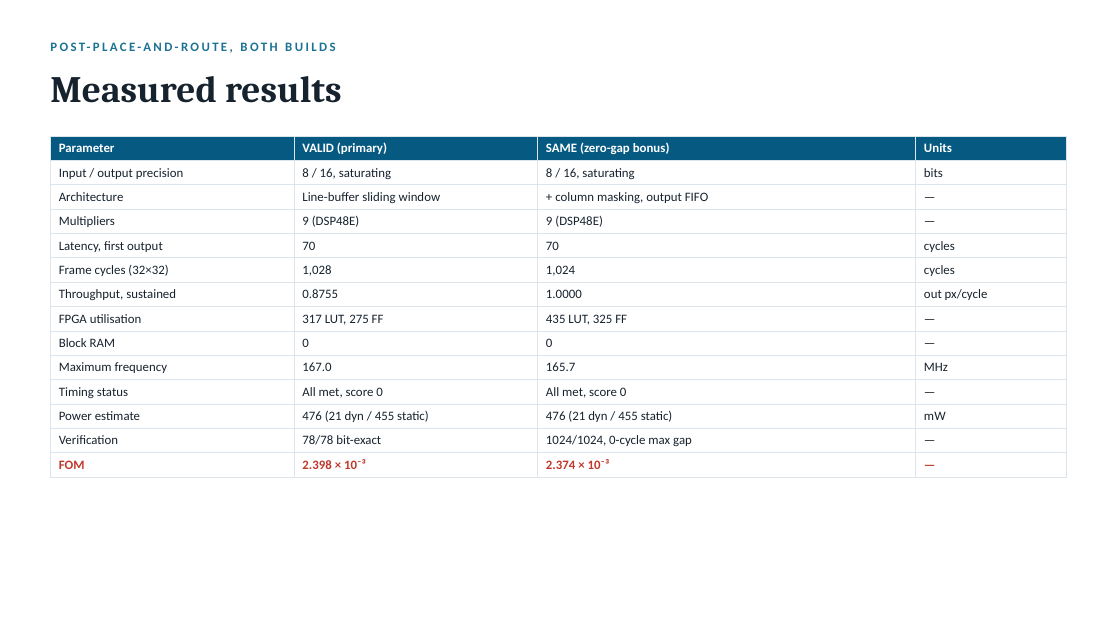
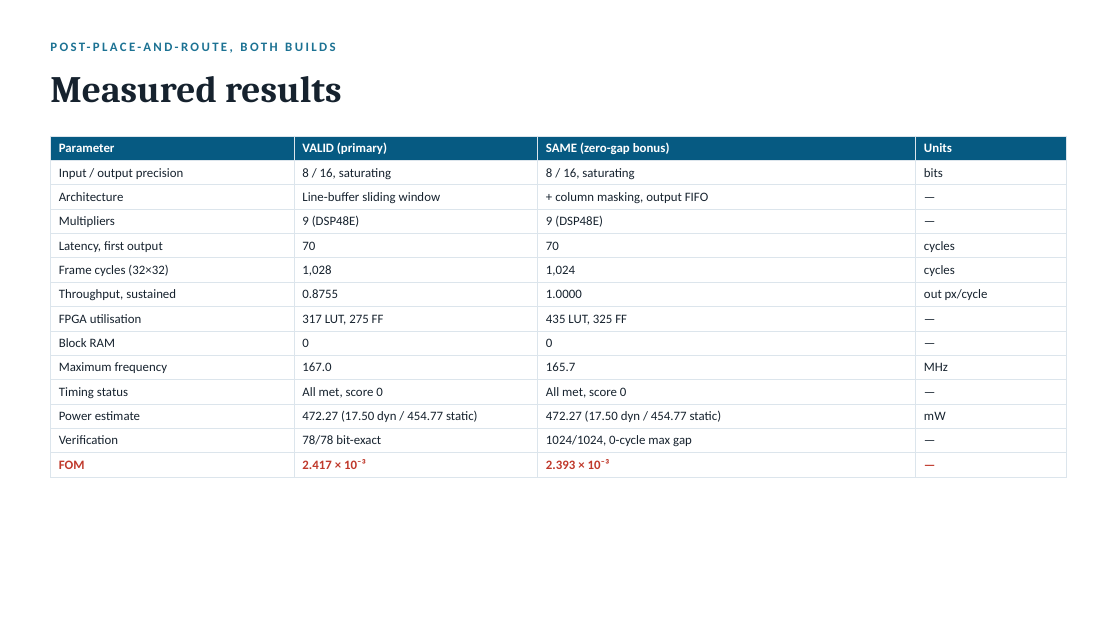
Before and after one commit to MOHAMED141414/sscs2026-conv-accel, a slide deck: slide 12 of docs/SSCS2026_presentation.pptx. Drawn at 1120x630 pixels with LibreOffice and Linux fonts; fonts in the diff are those of the drawing. Boxes give left, top, right and bottom in pixels: in the first picture for what was removed or moved away, otherwise in the second. Text is boxed around its words. In the diff, an @@ line names an element or a change of style, - is before the commit and + after.

```diff
--- a/docs/SSCS2026_presentation.pptx
+++ b/docs/SSCS2026_presentation.pptx
@@ table at (50,136,1067,473) @@
-row 12, column 2: 476 (21 dyn / 455 static)
+row 12, column 2: 472.27 (17.50 dyn / 454.77 static)
-row 12, column 3: 476 (21 dyn / 455 static)
+row 12, column 3: 472.27 (17.50 dyn / 454.77 static)
-row 14, column 2: 2.398 × 10⁻³
+row 14, column 2: 2.417 × 10⁻³
-row 14, column 3: 2.374 × 10⁻³
+row 14, column 3: 2.393 × 10⁻³
```
Also in this commit, not shown: 3 other slides changed, 1 other file.
